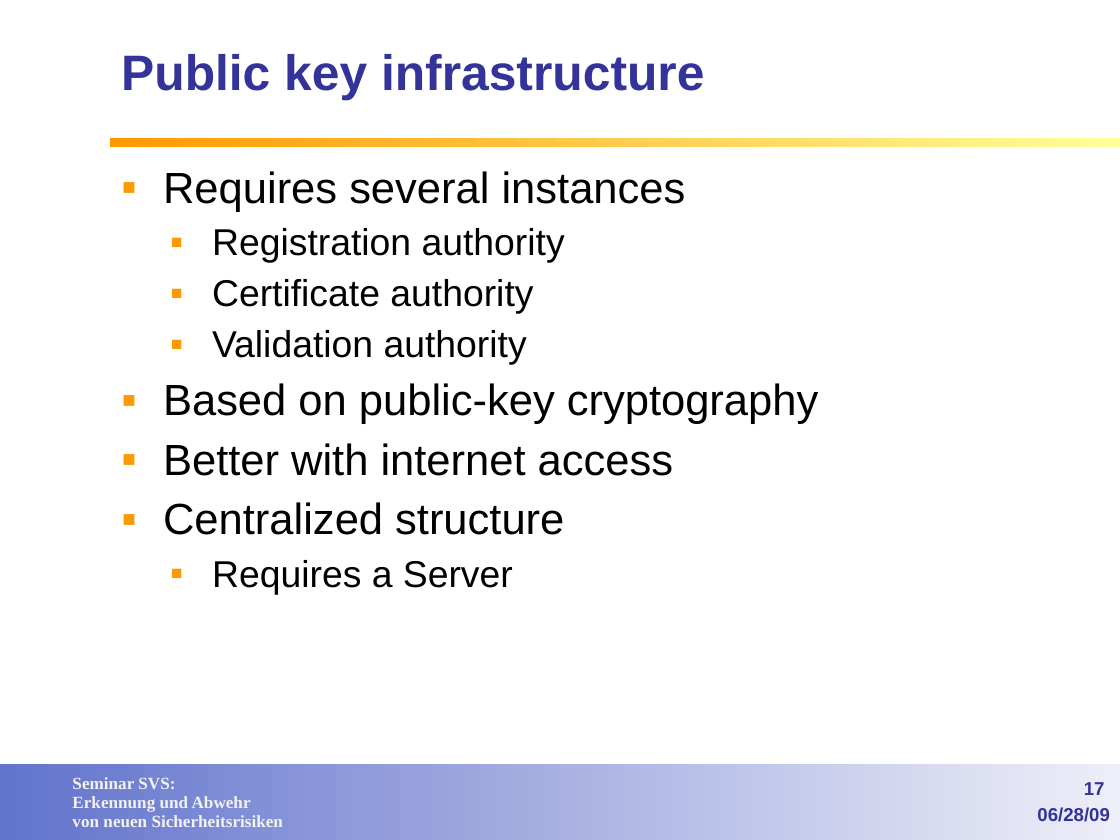
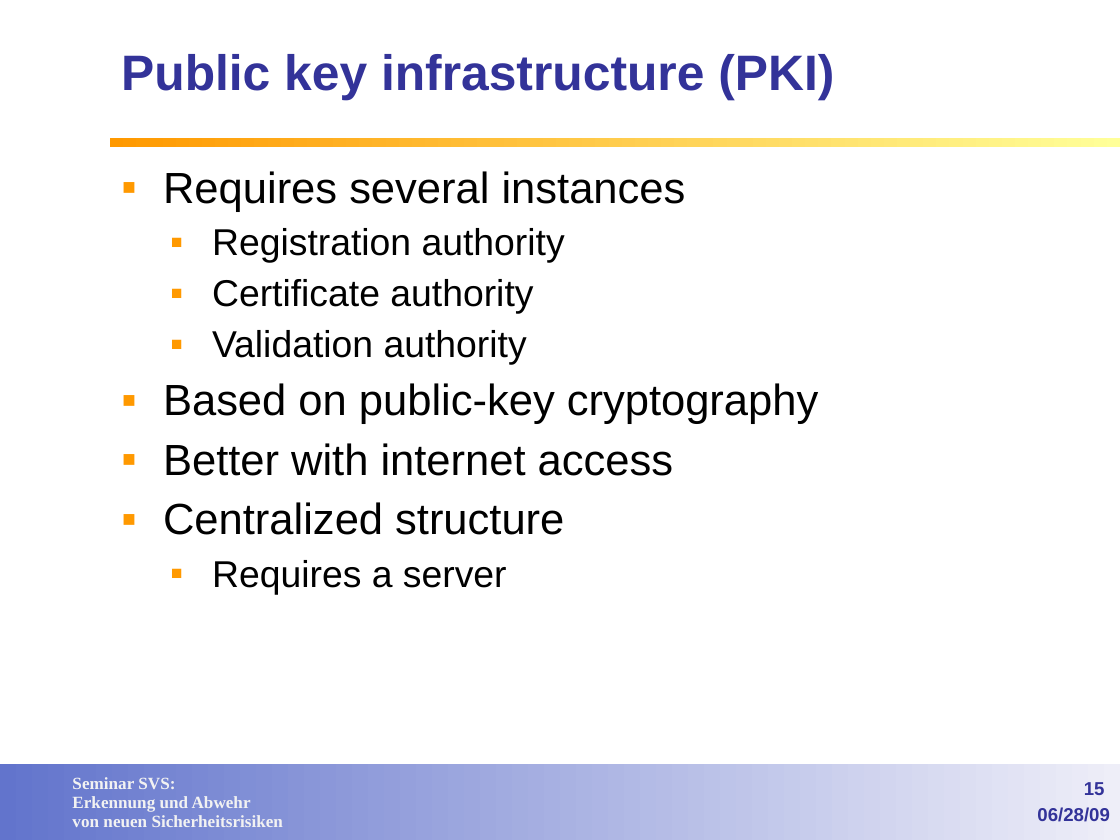
Before and after one commit to lemmy/SecuredSLP, a slide deck: slide 15 of doc/Service Discovery in open networks.ppt (slide 17 before the commit). Drawn at 1120x840 pixels with LibreOffice and Linux fonts; fonts in the diff are those of the drawing; background and template pictures are left out. Boxes give left, top, right and bottom in pixels: in the first picture for what was removed or moved away, otherwise in the second. Text is boxed around its words. In the diff, an @@ line names an element or a change of style, - is before the commit and + after.

```diff
--- a/doc/Service Discovery in open networks.ppt
+++ b/doc/Service Discovery in open networks.ppt
@@ title at [121,54,834,100]: text changed @@
-Public key infrastructure
+Public key infrastructure (PKI)
@@ text at [212,560,507,594]: text changed @@
-  ▪ Requires a Server
+  ▪ Requires a server
@@ page number at [1084,782,1105,795]: text changed @@
-17
+15
```
Also in this commit, not shown: 15 other slides changed.
